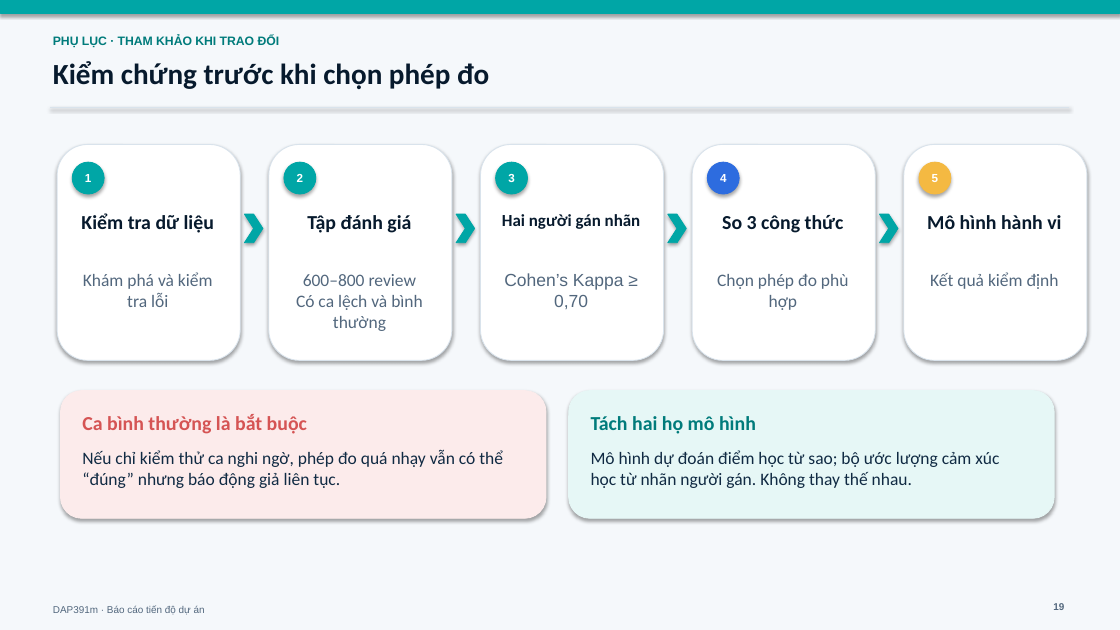
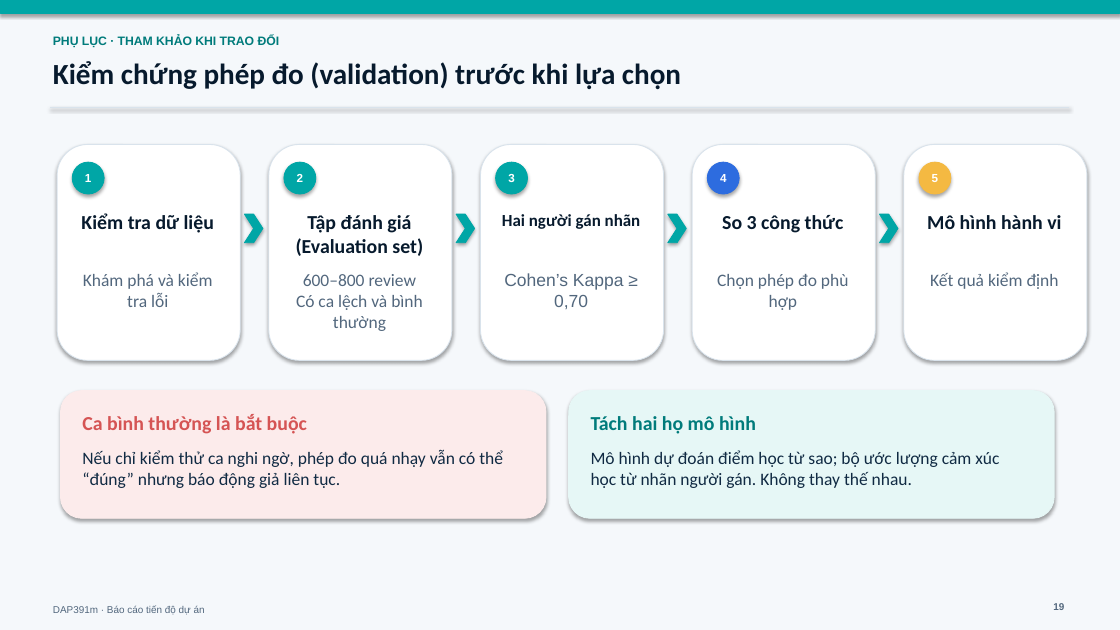
Before and after one commit to diepsang13z/sriprj, a slide deck: slide 19 of reports/presen/01_progress_report/progress_report.pptx. Drawn at 1120x630 pixels with LibreOffice and Linux fonts; fonts in the diff are those of the drawing. Boxes give left, top, right and bottom in pixels: in the first picture for what was removed or moved away, otherwise in the second. Text is boxed around its words. In the diff, an @@ line names an element or a change of style, - is before the commit and + after.

```diff
--- a/reports/presen/01_progress_report/progress_report.pptx
+++ b/reports/presen/01_progress_report/progress_report.pptx
@@ text at <box>53,61,681,89</box>: text changed @@
-Kiểm chứng trước khi chọn phép đo
+Kiểm chứng phép đo (validation) trước khi lựa chọn
@@ text at <box>296,238,423,256</box>: paragraph added @@
+(Evaluation set)
```
Also in this commit, not shown: 4 other slides changed, 1 other file.
